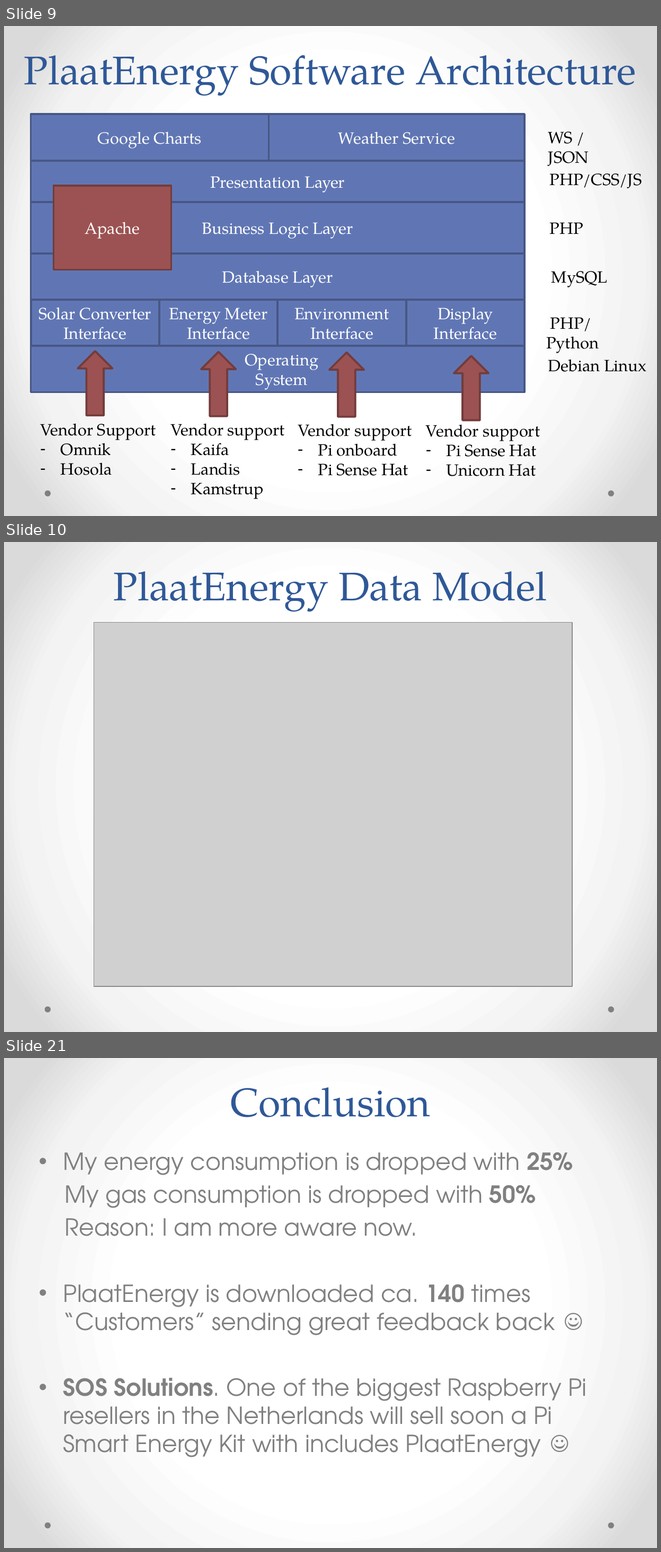
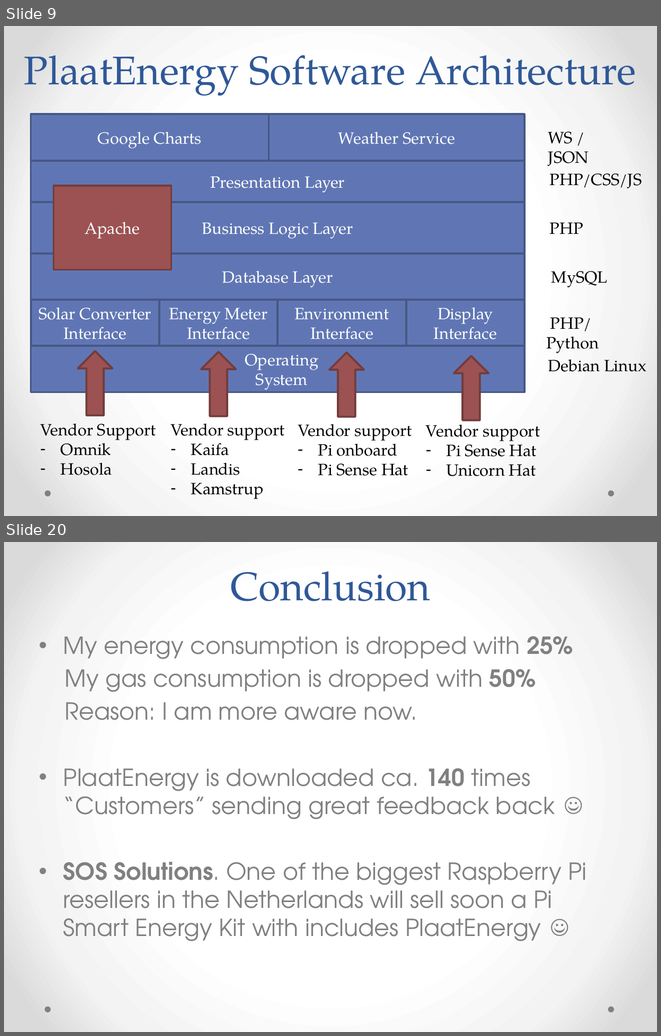
Before and after one commit to plaatsoft/plaatenergy, a slide deck: doc/ppt/PlaatEnergy Design.pptx. Shown one above the other, each under a label of ours: slides 9, 10 and 21 before the commit, slides 9 and 20 after it; the slides between them are not shown. The pictures are 661x1552 and 661x1036 pixels, drawn with LibreOffice and Linux fonts; fonts in the diff are those of the drawing; grey boxes stand for pictures. Boxes give left, top, right and bottom in pixels: in the first picture for what was removed or moved away, otherwise in the second. Text is boxed around its words. In the diff, an @@ line names an element or a change of style, - is before the commit and + after.

```diff
--- a/doc/ppt/PlaatEnergy Design.pptx
+++ b/doc/ppt/PlaatEnergy Design.pptx
@@ slide 10 removed at (x1=4, y1=542, x2=657, y2=1032), background gradient #FFFFFF to #F4F4F4 to #DADADA; not listed: 2 template elements that a slide beside it also shows @@
@@ title removed at (x1=114, y1=571, x2=547, y2=612) @@
-PlaatEnergy Data Model
@@ picture removed at (x1=94, y1=623, x2=572, y2=986) @@
@@ what was slide 21 is now slide 20 @@
```
Also in this commit, not shown: 1 slide changed.
